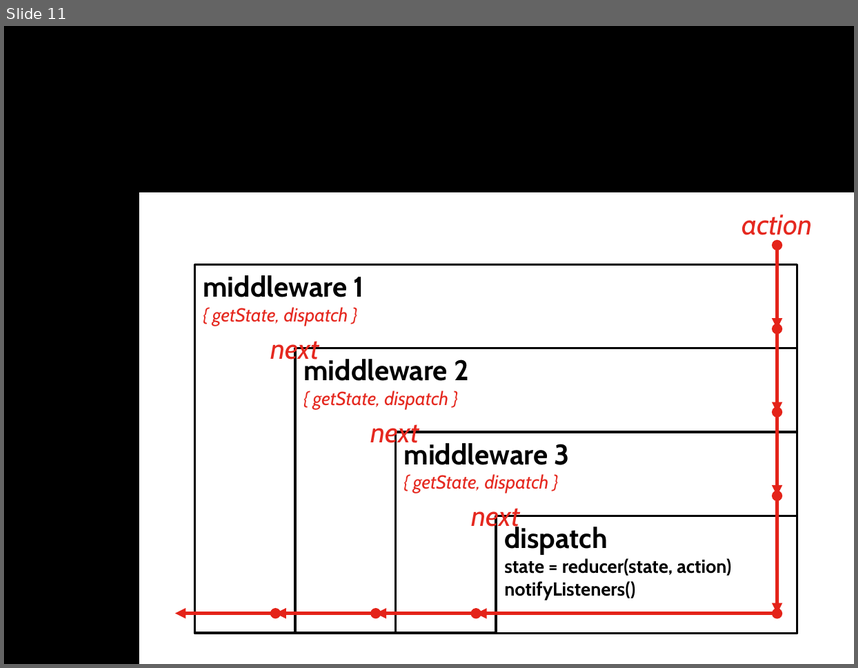
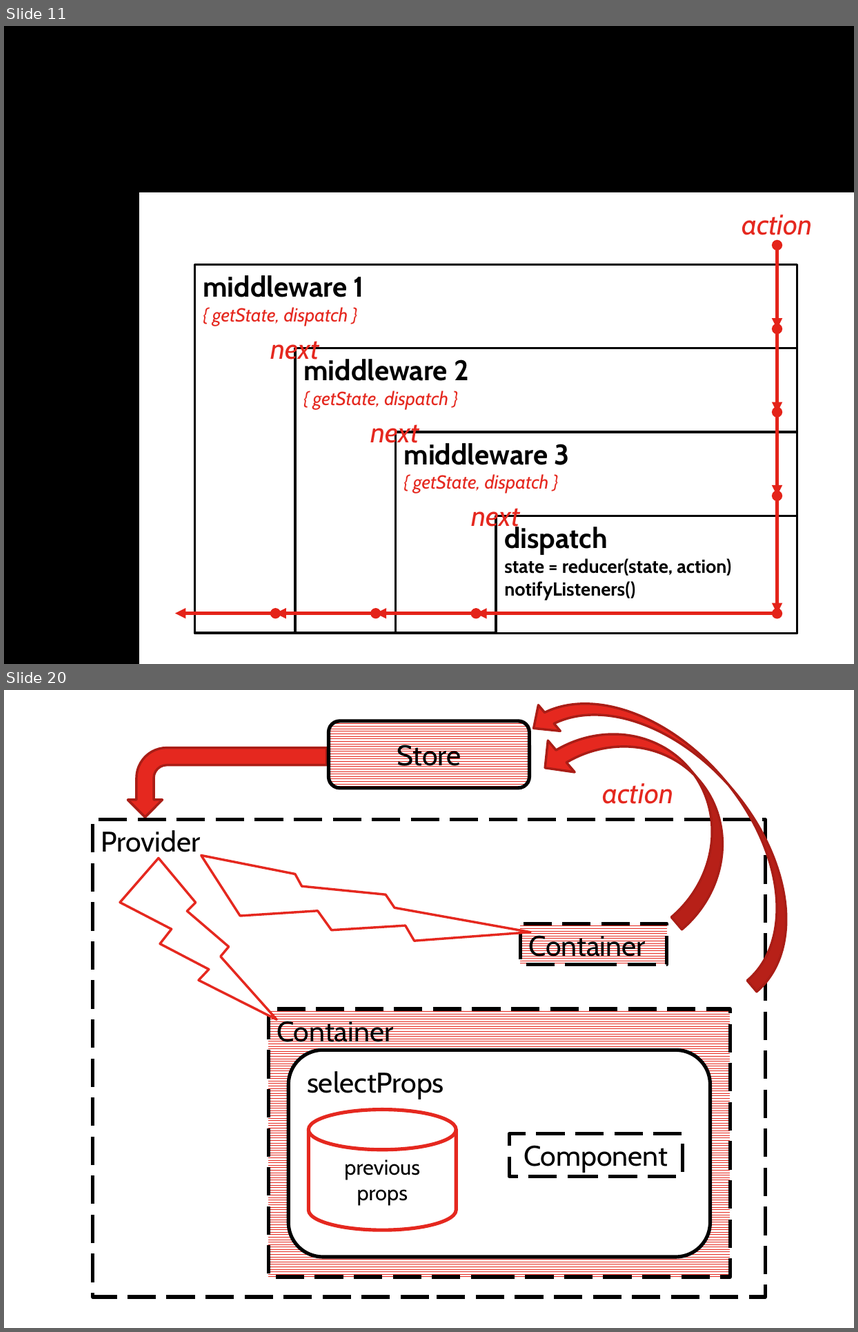
Before and after one commit to kontur-web-courses/redux, a slide deck: assets/diagrams.pptx. Shown one above the other, each under a label of ours: slide 11 before the commit, slides 11 and 20 after it; the slides between them are not shown. The pictures are 858x668 and 858x1332 pixels, drawn with LibreOffice and Linux fonts; fonts in the diff are those of the drawing. Boxes give left, top, right and bottom in pixels: in the first picture for what was removed or moved away, otherwise in the second. Text is boxed around its words. In the diff, an @@ line names an element or a change of style, - is before the commit and + after.

```diff
--- a/assets/diagrams.pptx
+++ b/assets/diagrams.pptx
@@ slide 20 added at [4,690,854,1328], background #FFFFFF @@
@@ curved up arrow added at [522,690,842,991], fill #E5281F, outline #A91E17 2 pt @@
@@ curved up arrow added at [532,690,766,929], fill #E5281F, outline #A91E17 2 pt @@
@@ rounded rectangle added at [329,720,529,788], fill pattern #E5281F on #FFFFFF, outline #000000 3 pt, 24 pt, text #000000 @@
+Store
@@ bent arrow added at [128,748,327,818], fill #E5281F, outline #A91E17 2 pt @@
@@ text added at [603,783,674,804], 24 pt, text #E5281F, italic @@
+action
@@ lightning bolt added at [185,798,530,1025], fill #FFFFFF, outline #E5281F 2 pt @@
@@ rectangle added at [92,819,765,1296], fill #FFFFFF, outline #000000 3 pt dashed, 24 pt, text #000000 @@
+Provider
@@ lightning bolt added at [112,839,277,1049], fill #FFFFFF, outline #E5281F 2 pt @@
@@ rectangle added at [520,924,666,965], fill pattern #E5281F on #FFFFFF, outline #000000 3 pt dashed, 24 pt, text #000000 @@
+Container
@@ rectangle added at [268,1009,730,1276], fill pattern #E5281F on #FFFFFF, outline #000000 3 pt dashed, 24 pt, text #000000 @@
+Container
@@ rounded rectangle added at [289,1049,711,1256], fill #FFFFFF, outline #000000 3 pt, 24 pt, text #000000 @@
+selectProps
@@ cylinder added at [308,1109,456,1230], fill #FFFFFF, outline #E5281F 3 pt, 18 pt, text #000000 @@
+previous
+props
@@ rectangle added at [509,1134,682,1176], outline #000000 3 pt dashed, 24 pt, text #000000 @@
+Component
```
Also in this commit, not shown: 8 other slides added, 19 other files.
